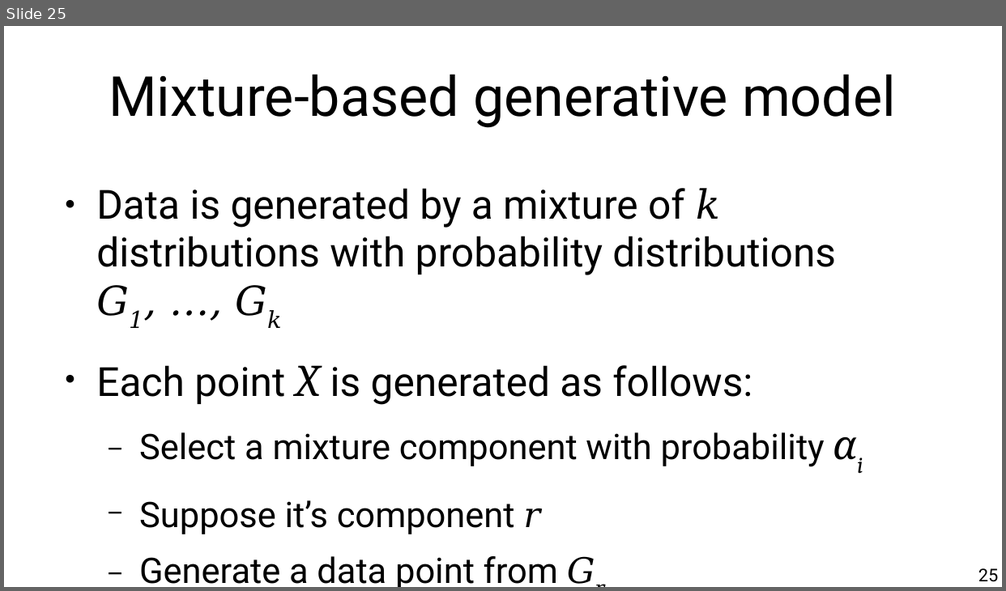
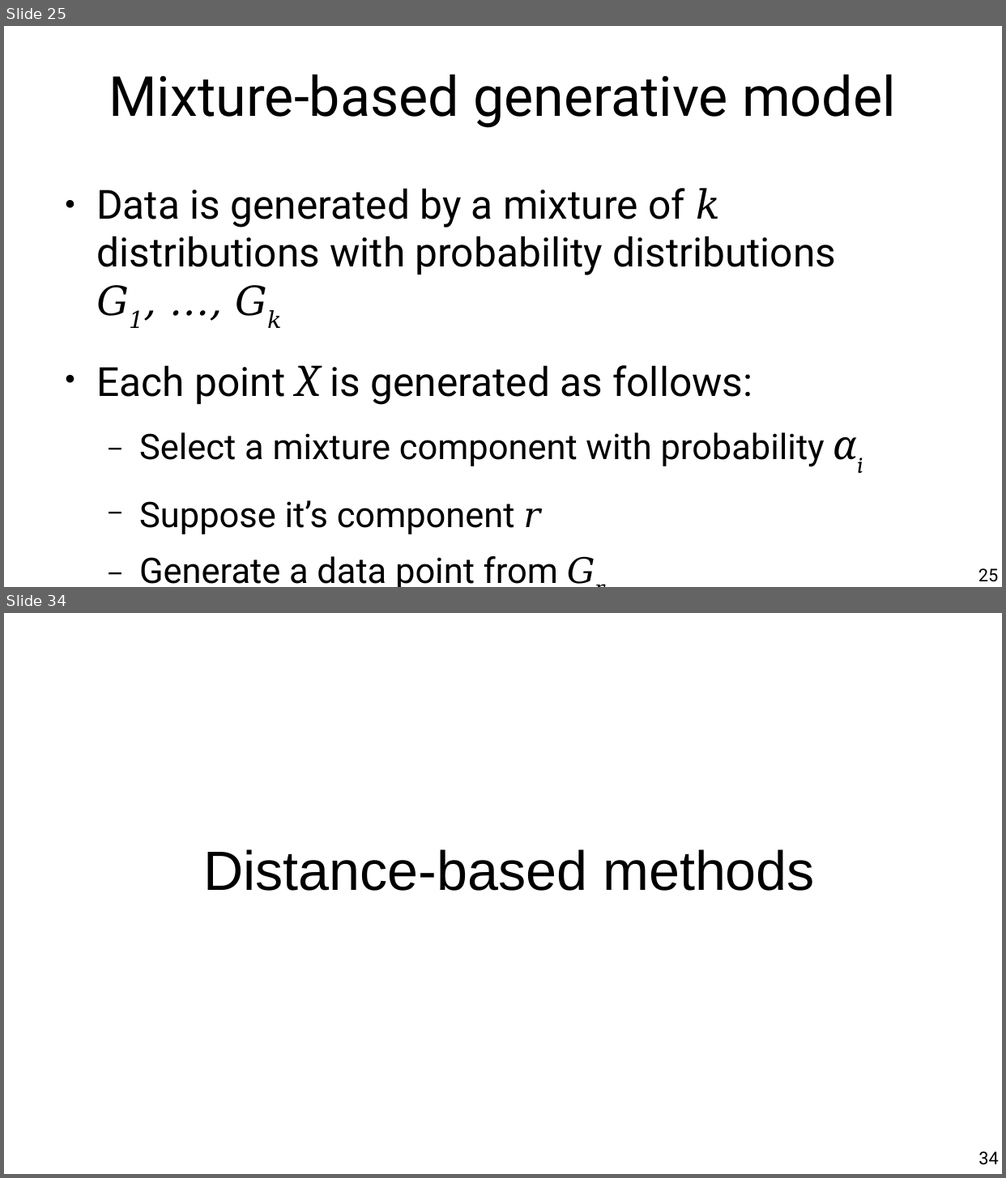
Before and after one commit to chatox/data-mining-course, a slide deck: theory/tt09_outlier_detection.odp. Shown one above the other, each under a label of ours: slide 25 before the commit, slides 25 and 34 after it; the slides between them are not shown. The pictures are 1006x591 and 1006x1178 pixels, drawn with LibreOffice and Linux fonts; fonts in the diff are those of the drawing. Boxes give left, top, right and bottom in pixels: in the first picture for what was removed or moved away, otherwise in the second. Text is boxed around its words. In the diff, an @@ line names an element or a change of style, - is before the commit and + after.

```diff
--- a/theory/tt09_outlier_detection.odp
+++ b/theory/tt09_outlier_detection.odp
@@ slide 34 added at (4, 613, 1002, 1174), background #FFFFFF @@
@@ title added at (203, 850, 815, 891), 44 pt, text #000000 @@
+Distance-based methods
@@ page number added at (978, 1152, 998, 1165), 14 pt, text #000000 @@
+34
```
Also in this commit, not shown: 5 slides changed, 23 other slides added, 3 slides removed.
